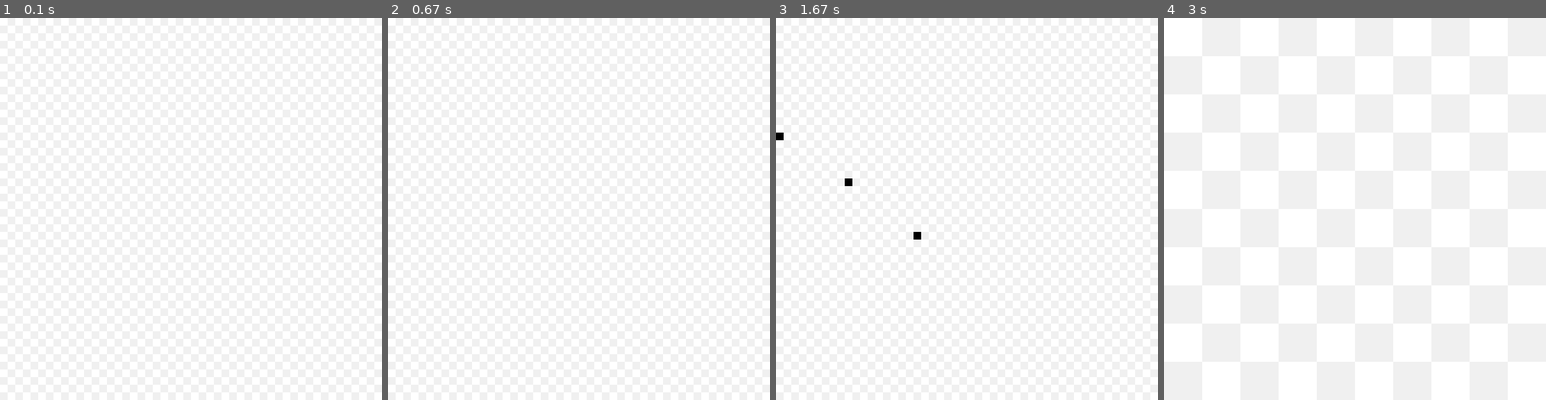
Above: before the commit, frames 1-4 (left to right).
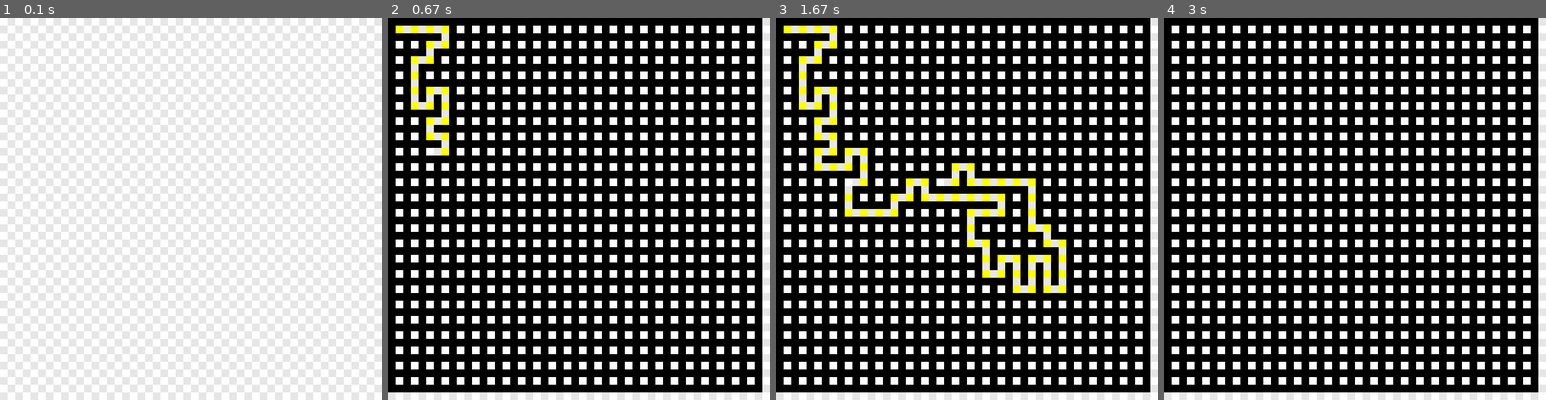
Above: after the commit, the same moments.

Repository: DylWithlt/py-game_a-star_project
Game: pygame game, started from src/main.py
Same seed, same stepped clock (60 frames per second), same inputs: the game is played once before the commit and once after it.
Inputs (mouse positions are in pixels of both pictures, inside the frame that each line leads up to):
- Up to frame 1 (0.1 s): no input
- Up to frame 2 (0.67 s): hold M from 0.33 s (still down)
- Up to frame 3 (1.67 s): release M at 0.8 s; press the mouse at (779, 136) at 0.87 s; move the mouse to (848, 186) at 0.97 s; release the mouse at (917, 235) at 1.1 s
- Up to frame 4 (3 s): hold R 1.67-2.13 s; hold M 2.17-2.63 s; hold M from 2.67 s (still down)

The runs differ from the first frame. In frame 2, 73% of the frame differs, in the area x 0-98%, y 0-98%; in frame 3, 73%; in frame 4, 74%, in the area x 0-100%, y 0-100%.

Commit message:
Added maze generator

Diff:
--- a/src/board.py
+++ b/src/board.py
@@ -1,6 +1,6 @@
 import pygame
 
-from constants import FLT_MAX, DEBUG_MODE, BLACK, WHITE, LIGHT_GREY
+from constants import FLT_MAX, BLACK, WHITE
 
 
 class Tile(pygame.Surface):
@@ -10,6 +10,7 @@
     color = WHITE
     rect = pygame.rect.Rect
     parent = None
+    visited = False
 
     drag_clicked = False
 
@@ -17,15 +18,17 @@
     h = FLT_MAX
     g = FLT_MAX
 
-    def __init__(self, color, rect, pos):
+    def __init__(self, rect, pos):
         super().__init__(rect.size)
 
-        self.base_color = color
-        self.color = color
+        self.base_color = None
+        self.color = None
         self.rect = rect
         self.pos = pos
 
-        self.fill(color)
+    def block(self, toggle):
+        self.blocked = toggle
+        self.set_color(toggle and BLACK or WHITE)
 
     def __gt__(self, other):
         return self.f > other.f
@@ -37,8 +40,11 @@
         if self.pos["x"] % 2 != self.pos["y"] % 2:
             color = (round(color[0] * 0.9), round(color[1] * 0.9), round(color[2] * 0.9))
 
+        if not self.base_color:
+            self.base_color = color
+
         self.color = color
-        self.fill(color)
+        self.fill(self.color)
 
 
 class Grid:
@@ -64,16 +70,15 @@
                 # alternate color of tiles to make grid visible
                 # shift is to make rows alternate if given an even width and height
 
-                color = LIGHT_GREY
-                if x % 2 == y % 2:
-                    color = WHITE
+                tile = Tile(pygame.rect.Rect(x * self.tile_width,
+                                             y * self.tile_height,
+                                             self.tile_width,
+                                             self.tile_height),
+                            {'x': x, 'y': y})
 
-                self.tiles.append(Tile(color,
-                                       pygame.rect.Rect(x * self.tile_width,
-                                                        y * self.tile_height,
-                                                        self.tile_width,
-                                                        self.tile_height),
-                                       {'x': x, 'y': y}))
+                tile.set_color(WHITE)
+
+                self.tiles.append(tile)
 
     def get_tile(self, x, y):
         if not self.is_valid(x, y):
--- a/src/constants.py
+++ b/src/constants.py
@@ -3,7 +3,7 @@
 # Constants
 SCREEN_SIZE = WIDTH, HEIGHT = 700, 700
 GRID_X, GRID_Y = 50, 50
-FPS = 120
+FPS = 60
 FLT_MAX = sys.float_info.max
 
 DEBUG_MODE = False
@@ -16,3 +16,5 @@
 BLUE = (0, 0, 255)
 RED = (255, 0, 0)
 PURPLE = (128, 0, 128)
+ORANGE = (255, 165, 0)
+YELLOW = (255, 255, 0)
--- a/src/main.py
+++ b/src/main.py
@@ -2,6 +2,7 @@
 
 from board import Grid
 from a_star import ASTAR
+from maze import MazeGenerator
 from constants import DEBUG_MODE, WHITE, BLACK, SCREEN_SIZE, GREEN, RED, FPS, GRID_X, GRID_Y
 
 # Initialize pygame, create window.
@@ -45,6 +46,7 @@
     grid.build_grid()
 
     a_star = None
+    maze_generator = None
     step_a_on_update = True
 
     pressed_tiles = []
@@ -92,8 +94,10 @@
                 elif event.key == pygame.K_f:
                     step_a_on_update = not step_a_on_update
                 elif event.key == pygame.K_r:
-                    grid = Grid(10, 10, SCREEN_SIZE)
+                    grid = Grid(GRID_X, GRID_Y, SCREEN_SIZE)
                     grid.build_grid()
+                elif event.key == pygame.K_m:
+                    maze_generator = MazeGenerator(grid)
 
         # moved outside event loop for mouse drag
         # gets called while left mouse is held
@@ -102,12 +106,7 @@
                 if tile.rect.collidepoint(pygame.mouse.get_pos()):
                     # if the tile is neither a start or end, and it hasn't been clicked during mouse down
                     if not (tile == grid.start_tile or tile == grid.end_tile) and not tile.drag_clicked:
-                        if tile.blocked:
-                            tile.set_color(tile.base_color)
-                            tile.blocked = False
-                        else:
-                            tile.set_color(BLACK)
-                            tile.blocked = True
+                        tile.block(tile.blocked)
 
                     # while mouse is held, change the tile
                     if not tile.drag_clicked:
@@ -119,6 +118,9 @@
             if not a_star.finished:
                 a_star.step_a_star()
 
+        if maze_generator and not maze_generator.Finished:
+            maze_generator.step_draw_maze()
+
         # render
         draw_screen(grid)
 
--- /dev/null
+++ b/src/maze.py
@@ -0,0 +1,72 @@
+import random
+
+from constants import ORANGE, YELLOW, WHITE
+
+
+class MazeGenerator:
+
+    def __init__(self, grid):
+        self.grid = grid
+        self.Finished = False
+        self.stack = []
+
+        # prepare grid
+        for x in range(self.grid.width):
+            for y in range(self.grid.height):
+                tile = self.grid.get_tile(x, y)
+
+                if not (x % 2 == 1 and y % 2 == 1) and \
+                        (x != self.grid.width - 1 and y != self.grid.height - 1):
+                    tile.block(True)
+
+        initial_tile = self.grid.get_tile(1, 1)
+        initial_tile.visited = True
+        self.stack.append(initial_tile)
+
+    def step_draw_maze(self):
+        if len(self.stack) <= 0:
+            print("Maze draw done!")
+
+            for tile in self.grid.tiles:
+                if not tile.blocked:
+                    tile.set_color(WHITE)
+
+            self.Finished = True
+            return
+
+        current_tile = self.stack.pop()
+        current_tile.set_color(YELLOW)
+
+        # (x, y - 1) N
+        # (x + 1, y) E
+        # (x, y + 1) S
+        # (x - 1, y) W
+        directions = [
+            (current_tile.pos["x"], current_tile.pos["y"] - 2, (0, 1)),
+            (current_tile.pos["x"] + 2, current_tile.pos["y"], (-1, 0)),
+            (current_tile.pos["x"], current_tile.pos["y"] + 2, (0, -1)),
+            (current_tile.pos["x"] - 2, current_tile.pos["y"], (1, 0)),
+        ]
+
+        unvisited_neighbors = []
+        for direction in directions:
+            tile = self.grid.get_tile(direction[0], direction[1])
+            if tile and not tile.visited and \
+                    tile.pos["x"] < self.grid.width - 1 and tile.pos["y"] < self.grid.height - 1:
+                unvisited_neighbors.append((direction, tile))
+
+        if len(unvisited_neighbors) > 0:
+            self.stack.append(current_tile)
+
+            neighbor = random.choice(unvisited_neighbors)
+            neighbor_tile = neighbor[1]
+            neighbor_direction = neighbor[0]
+            wall = self.grid.get_tile(neighbor_tile.pos["x"] + neighbor_direction[2][0],
+                                      neighbor_tile.pos["y"] + neighbor_direction[2][1])
+            if wall:
+                wall.block(False)
+
+            neighbor_tile.visited = True
+            self.stack.append(neighbor_tile)
+        else:
+            current_tile.set_color(ORANGE)
